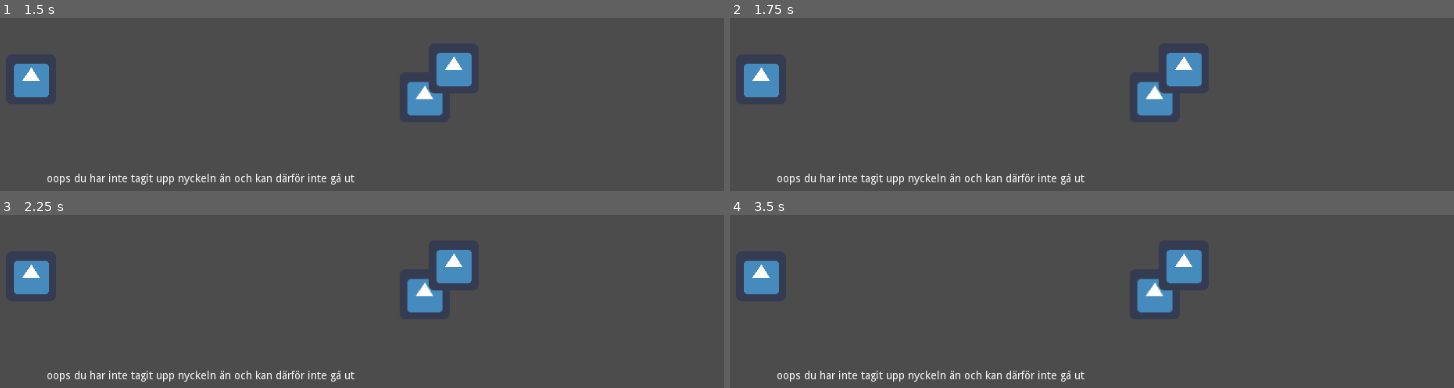
Above: before the commit, frames 1-4 (two rows, left to right).
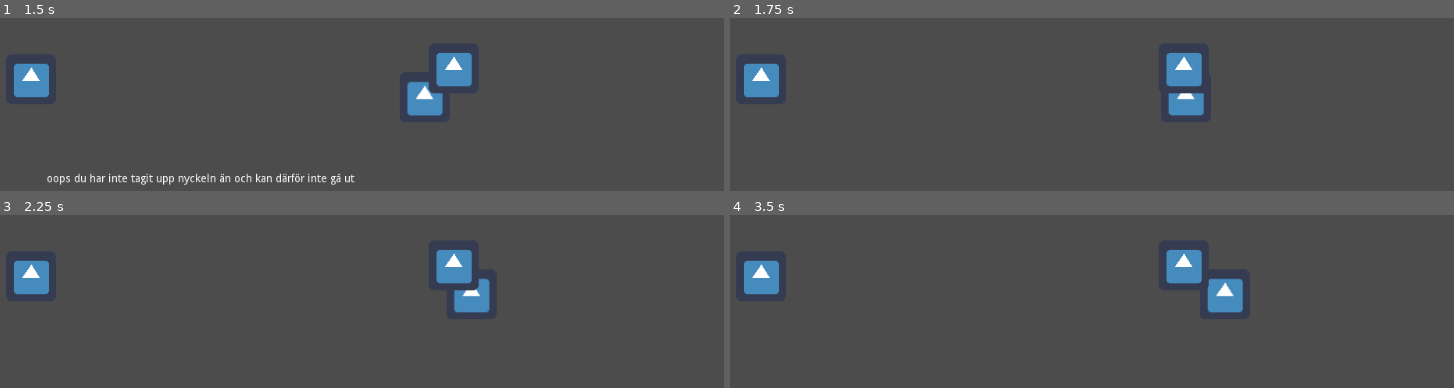
Above: after the commit, the same moments.

Repository: h19BeMa/Dream
Game: Godot game, scene res://Main.tscn
The game is run twice, just before and just after one commit, with the same random seed, the same clock (stepped at 60 frames per second) and the same inputs. The engine's default icon, where the game draws it, is replaced by a stand-in: a white triangle on a blue panel in a dark square.
Inputs:
- Up to frame 1 (1.5 s): tap Enter (ui_accept) at 0.5, 0.6, 0.77, 1.07, 1.35 s; hold Right (ui_right) from 0.53 s (still down)
- Up to frame 2 (1.75 s): keep holding Right (ui_right); tap Enter (ui_accept) at 1.52 s
- Up to frame 3 (2.25 s): tap Enter (ui_accept) at 1.82, 2.1 s; release Right (ui_right) at 2.03 s; hold Left (ui_left) from 2.03 s (still down)
- Up to frame 4 (3.5 s): release Left (ui_left) at 2.78 s; hold Right (ui_right) from 2.78 s (still down); tap Enter (ui_accept) at 2.85, 3.02, 3.32 s

Frame 1 is identical in both runs. In frame 2, 2.4% of the frame differs, in the area x 6-66%, y 36-97%; in frame 3, 2.6%; in frame 4, 2.8%, in the area x 6-71%, y 36-97%.
Error before the commit: Invalid get index '2' (on base: 'Dictionary'). (res://door.gd:67)

Commit message:
fixade logiken

Diff:
--- a/door.gd
+++ b/door.gd
@@ -19,7 +19,6 @@
 
 func _input(_event):
 	if Input.is_action_just_pressed("ui_accept") && dialog_over == true:
-		#öppna nästa scene
 		print("booh")
 
 func interact():
@@ -63,7 +62,7 @@
 				#text_label.visible == false
 				movement.SPEED = 0
 				text_label.show()
-				if dia_index != dialogue.size() + 1:
+				if dia_index != dialogue["2"].size() + 1:
 					text_label.text = dialogue["2"][str(dia_index)]["text"]
 					dia_index += 1
 				else:
